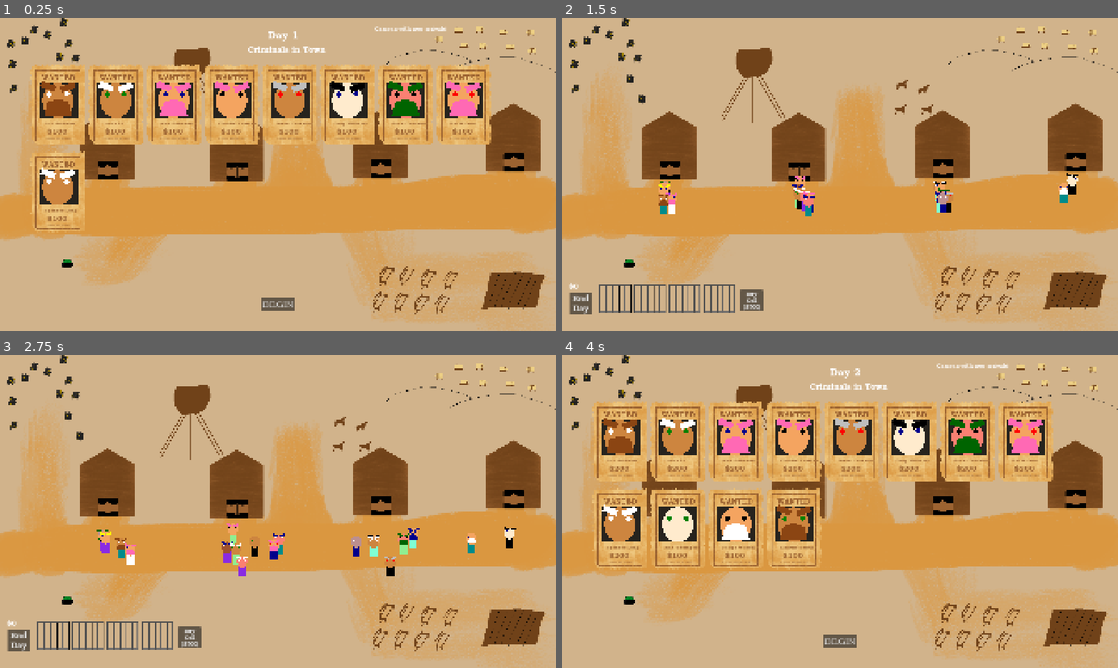
Above: before the commit, frames 1-4 (two rows, left to right).
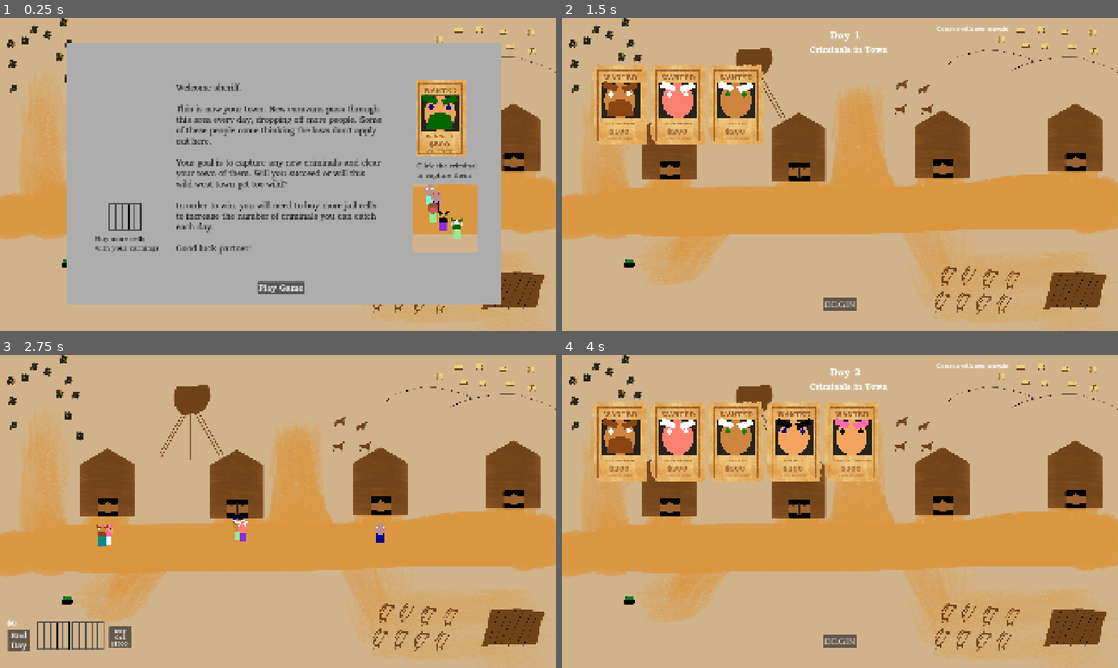
Above: after the commit, the same moments.

Repository: PeterMaidaRobot/Bounty-Game-Jam
Game: Godot game, scene res://main.tscn
Same seed, same stepped clock (60 frames per second), same inputs: the game is played once before the commit and once after it.
Inputs (mouse positions are in pixels of both pictures, inside the frame that each line leads up to):
- Up to frame 1 (0.25 s): no input
- Up to frame 2 (1.5 s): click (840, 302) at 0.5 s, where only the run before the commit has a clickable "BEGIN"; click (845, 287) at 1.25 s, where only the run after the commit has a clickable "Play Game"
- Up to frame 3 (2.75 s): click (278, 639) at 2 s, where only the run after the commit has a clickable "BEGIN"
- Up to frame 4 (4 s): click "End Day" at 2.75 s; click "NEXT DAY" at 3.5 s

The runs differ from the first frame. In frame 1, 65% of the frame differs, in the area x 5-91%, y 2-94%; in frame 2, 9.8%; in frame 3, 2.6%; in frame 4, 17%.

Commit message:
Added instructions and made the game days more playable

Diff:
--- a/main.gd
+++ b/main.gd
@@ -2,8 +2,8 @@
 
 
 const JAIL_CELL_SPACING = 120
-const MAX_JAIL_CELLS : int = 8
-var num_jail_cells : int = 4
+const MAX_JAIL_CELLS : int = 9
+var num_jail_cells : int = 2
 var num_full_cells : int = 0
 var arrested_people : Array[Person] = []
 
@@ -63,25 +63,22 @@
 
 func _ready():
 
+	# Assure all the other overlays are hidden
 	$DayOverOverlay.hide()
 	$JailIconOverlay.hide()
+	$PosterOverlay.hide()
+	# Start with the instructions up
+	$InstructionsOverlay.show()
 
 	Person.generate_person_index_options()
-	## Generate a lot of people!!!
-	for i in range(20):
-		var person : Person = Person.constructor(get_random_path())
-
-		# When this person is clicked, we need to register back to this game engine
-		person.person_clicked.connect(_on_person_clicked)
-
-		#person.bounty = 1
-		person.bounty = randi_range(0, 1) * 100
-		#print(person.path)
-
-		people.append(person)
+
+
+	# Start with 6 people in town, with one more than the number of jail cells you have
+	const NUM_PEOPLE_TO_ADD : int = 6
+	const NUM_CRIMINALS_TO_ADD : int = 3
+	add_new_arrival_people(NUM_PEOPLE_TO_ADD, NUM_CRIMINALS_TO_ADD)
 
 	#Person.feature_tree_root.print()
-	start_day()
 
 
 func _process(delta: float) -> void:
@@ -364,13 +361,30 @@
 		person.restart_path()
 		$Y_Sorted_Sprites/People.add_child(person)
 
-
-func add_new_arrival_people():
-	for i in range(5):
+'''
+add_new_arrival_people
+this function will create the desired number of people/criminals
+'''
+func add_new_arrival_people(num_people : int, num_criminals : int):
+	# TODO only add to a certain number of people
+	print("Number of people is ", len(people))
+	const MAX_PEOPLE_IN_SCENE : int = 40
+	for i in range(num_people):
+		# Only generate a certain number of people
+		if len(people) >= MAX_PEOPLE_IN_SCENE:
+			break
+
 		var person : Person = Person.constructor(get_random_path())
 		# When this person is clicked, we need to register back to this game engine
 		person.person_clicked.connect(_on_person_clicked)
-		person.bounty = randi_range(0, 1) * 100
+
+		# Only add the desired number of criminals
+		if num_criminals > 0:
+			person.bounty = randi_range(1, 3) * 100
+			num_criminals -= 1
+		else:
+			person.bounty = 0
+
 		people.append(person)
 
 
@@ -450,7 +464,9 @@
 
 	# Add more people (if they haven't already won)
 	if day > 1 and not is_free_town():
-		add_new_arrival_people()
+		const NUM_PEOPLE_TO_ADD : int = 6
+		var num_criminals_to_add : int = randi_range(2, 3)
+		add_new_arrival_people(NUM_PEOPLE_TO_ADD, num_criminals_to_add)
 
 	$PosterOverlay/PosterOverlayControls.show()
 	generate_wanted_posters()
@@ -565,3 +581,9 @@
 		$JailIconOverlay/CatchLabel/CatchLabelTimer.stop() # reassure it is off to prevent a race-condition turning it off
 		$JailIconOverlay/CatchLabel.show()
 		$JailIconOverlay/CatchLabel/CatchLabelTimer.start()
+
+
+
+func _on_play_game_button_pressed() -> void:
+	$InstructionsOverlay.hide()
+	start_day()
--- a/main.tscn
+++ b/main.tscn
@@ -10,6 +10,9 @@
 [ext_resource type="PackedScene" uid="uid://bgbtowpekl2ig" path="res://horse.tscn" id="4_efxa6"]
 [ext_resource type="PackedScene" uid="uid://bo6wn3xhpfhef" path="res://cauldron.tscn" id="5_dg77c"]
 [ext_resource type="PackedScene" uid="uid://dugmuqv8mh7e1" path="res://ore.tscn" id="6_ycdy4"]
+[ext_resource type="Texture2D" uid="uid://myq3r62nhhfp" path="res://art/screenshots/wanted_poster.png" id="11_dg77c"]
+[ext_resource type="Texture2D" uid="uid://clcm04rpbttk2" path="res://art/jail_cell.png" id="12_ycdy4"]
+[ext_resource type="Texture2D" uid="uid://uncqyd2yx7gv" path="res://art/screenshots/people_roaming.png" id="13_ycdy4"]
 
 [node name="Main" type="Node2D" unique_id=1702526141]
 script = ExtResource("1_ig7tw")
@@ -124,6 +127,7 @@
 y_sort_enabled = true
 
 [node name="PosterOverlay" type="Node2D" parent="." unique_id=923336745]
+visible = false
 
 [node name="Posters" type="Node2D" parent="PosterOverlay" unique_id=1453599168]
 
@@ -234,9 +238,9 @@
 text = "$0"
 
 [node name="BuyCellButton" type="Button" parent="JailIconOverlay" unique_id=782088729]
-offset_left = 616.0
+offset_left = 376.0
 offset_top = 938.0
-offset_right = 694.0
+offset_right = 454.0
 offset_bottom = 1012.0
 theme_override_fonts/font = ExtResource("4_1bvp3")
 theme_override_font_sizes/font_size = 18
@@ -329,8 +333,96 @@
 [node name="HorsePoint" type="Marker2D" parent="PathingPoints" unique_id=319184870]
 position = Vector2(1192, 165)
 
+[node name="InstructionsOverlay" type="Control" parent="." unique_id=383533659]
+layout_mode = 3
+anchors_preset = 0
+offset_right = 40.0
+offset_bottom = 40.0
+
+[node name="Background" type="ColorRect" parent="InstructionsOverlay" unique_id=876878481]
+layout_mode = 0
+offset_left = 230.0
+offset_top = 84.0
+offset_right = 1731.0
+offset_bottom = 986.0
+color = Color(0.68, 0.68, 0.68, 1)
+
+[node name="PlayGameButton" type="Button" parent="InstructionsOverlay" unique_id=232353184]
+layout_mode = 0
+offset_left = 889.0
+offset_top = 910.0
+offset_right = 1051.0
+offset_bottom = 952.0
+theme_override_fonts/font = ExtResource("4_1bvp3")
+theme_override_font_sizes/font_size = 28
+text = "Play Game"
+
+[node name="IntroLabel" type="Label" parent="InstructionsOverlay" unique_id=1036648034]
+layout_mode = 0
+offset_left = 608.0
+offset_top = 223.0
+offset_right = 1309.0
+offset_bottom = 405.0
+theme_override_colors/font_color = Color(0, 0, 0, 1)
+theme_override_fonts/font = ExtResource("2_h2yge")
+theme_override_font_sizes/font_size = 28
+text = "Welcome sheriff.
+
+This is now your town. New caravans pass through
+this area every day, dropping off more people. Some
+of these people come thinking the laws don't apply
+out here.
+
+Your goal is to capture any new criminals and clear
+your town of them. Will you succeed or will this
+wild west town get too wild?
+
+In order to win, you will need to buy more jail cells
+to increase the number of criminals you can catch
+each day.
+
+Good luck partner!
+"
+
+[node name="IntroLabel2" type="Label" parent="InstructionsOverlay" unique_id=183594326]
+layout_mode = 0
+offset_left = 1439.0
+offset_top = 496.0
+offset_right = 1658.0
+offset_bottom = 567.0
+theme_override_colors/font_color = Color(0, 0, 0, 1)
+theme_override_fonts/font = ExtResource("2_h2yge")
+theme_override_font_sizes/font_size = 24
+text = "Click the criminal
+to capture them"
+
+[node name="IntroLabel3" type="Label" parent="InstructionsOverlay" unique_id=783291742]
+layout_mode = 0
+offset_left = 328.0
+offset_top = 747.0
+offset_right = 549.0
+offset_bottom = 808.0
+theme_override_colors/font_color = Color(0, 0, 0, 1)
+theme_override_fonts/font = ExtResource("2_h2yge")
+theme_override_font_sizes/font_size = 24
+text = "Buy more cells
+with your earnings"
+
+[node name="PosterSprite" type="Sprite2D" parent="InstructionsOverlay" unique_id=1083088519]
+position = Vector2(1521, 346)
+texture = ExtResource("11_dg77c")
+
+[node name="CellSprite" type="Sprite2D" parent="InstructionsOverlay" unique_id=1128354038]
+position = Vector2(431, 687)
+texture = ExtResource("12_ycdy4")
+
+[node name="PeopleSprite" type="Sprite2D" parent="InstructionsOverlay" unique_id=2127762245]
+position = Vector2(1538, 691)
+texture = ExtResource("13_ycdy4")
+
 [connection signal="pressed" from="PosterOverlay/PosterOverlayControls/BeginButton" to="." method="_on_begin_button_pressed"]
 [connection signal="timeout" from="JailIconOverlay/CatchLabel/CatchLabelTimer" to="." method="_on_catch_label_timer_timeout"]
 [connection signal="pressed" from="JailIconOverlay/EndDayButton" to="." method="end_day"]
 [connection signal="pressed" from="JailIconOverlay/BuyCellButton" to="." method="_on_buy_cell_button_pressed"]
 [connection signal="pressed" from="DayOverOverlay/NextDayButton" to="." method="start_day"]
+[connection signal="pressed" from="InstructionsOverlay/PlayGameButton" to="." method="_on_play_game_button_pressed"]
--- a/poster.tscn
+++ b/poster.tscn
@@ -15,13 +15,14 @@
 texture = ExtResource("2_ubgtn")
 
 [node name="NameLabel" type="Label" parent="." unique_id=1930682609]
-offset_left = -47.0
+offset_left = -72.0
 offset_top = 53.0
-offset_right = 52.0
+offset_right = 73.0
 offset_bottom = 76.0
 theme_override_colors/font_color = Color(0.6117647, 0.3882353, 0.19215687, 1)
 theme_override_fonts/font = ExtResource("3_g538a")
 text = "Bob Newton"
+horizontal_alignment = 1
 
 [node name="BountyLabel" type="Label" parent="." unique_id=1281915572]
 anchors_preset = 5
Binary file added: art/screenshots/people_roaming.png
Not shown, added: art/screenshots/people_roaming.png.import
Binary file changed: art/screenshots/wanted_poster.png
